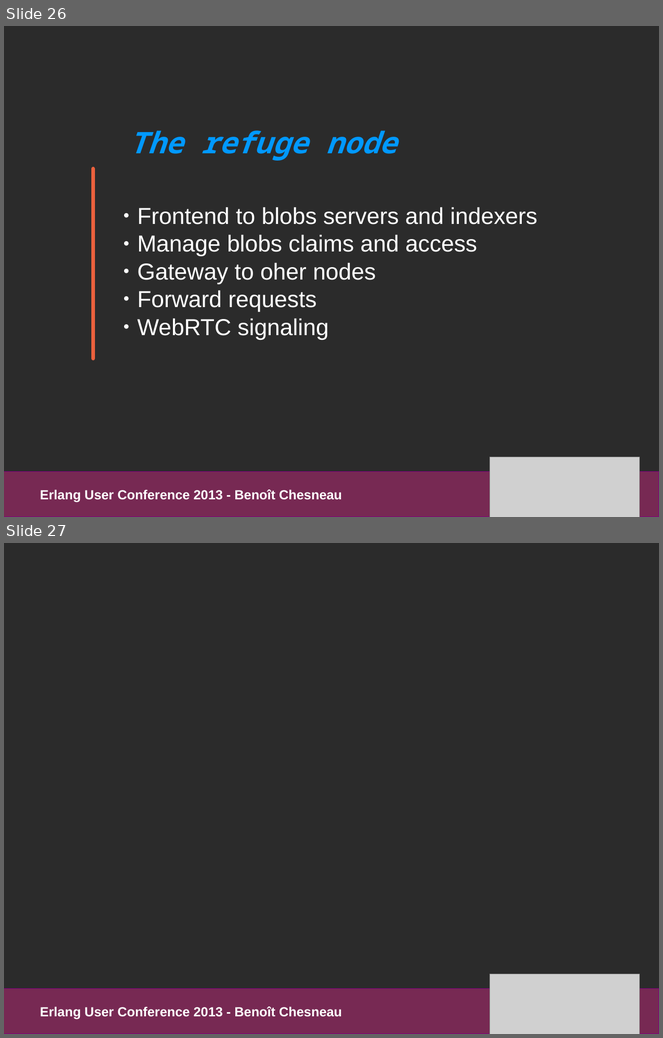
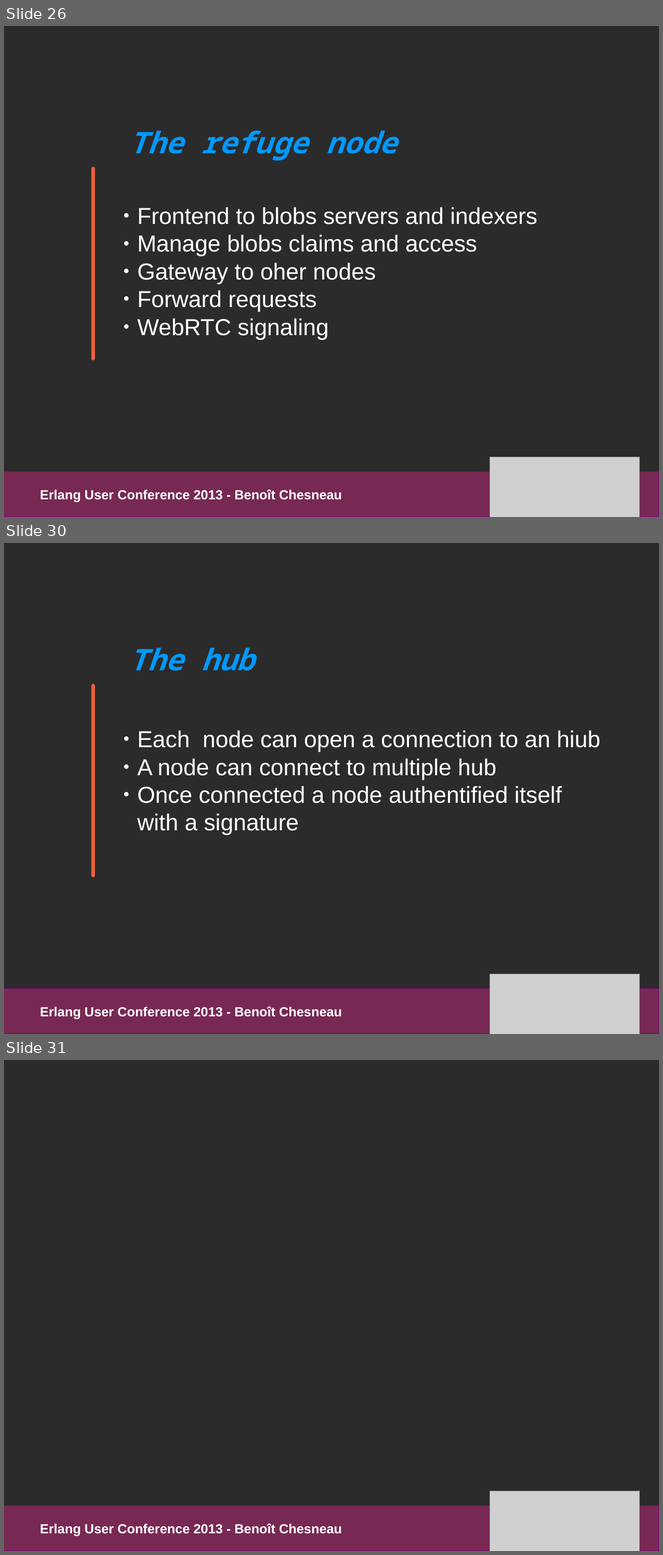
Before and after one commit to refuge/media, a slide deck: slides/pres_refuge_euc2013.odp. Shown one above the other, each under a label of ours: slides 26 and 27 before the commit, slides 26, 30 and 31 after it; the slides between them are not shown. The pictures are 663x1038 and 663x1555 pixels, drawn with LibreOffice and Linux fonts; fonts in the diff are those of the drawing; grey boxes stand for pictures; background and template pictures are left out; a plain dark background stands for a picture behind light text. Boxes give left, top, right and bottom in pixels: in the first picture for what was removed or moved away, otherwise in the second. Text is boxed around its words. In the diff, an @@ line names an element or a change of style, - is before the commit and + after.

Commit message:
new version of the slides

```diff
--- a/slides/pres_refuge_euc2013.odp
+++ b/slides/pres_refuge_euc2013.odp
@@ slide 30 added at (x1=4, y1=543, x2=659, y2=1034), background picture (left out) @@
@@ text added at (x1=130, y1=648, x2=255, y2=671), 36 pt, text #0099FF, bold, italic @@
+The hub
@@ line added from (93, 685) to (93, 876), #EB613D 4.31 pt @@
@@ text added at (x1=137, y1=730, x2=600, y2=836), 28 pt, text #FFFFFF @@
+● Each node can open a connection to an hiub
+● A node can connect to multiple hub
+● Once connected a node authentified itself
+  with a signature
@@ picture added at (x1=490, y1=975, x2=640, y2=1034) @@
@@ rectangle added at (x1=4, y1=989, x2=659, y2=1034), fill #772953, outline #800080 0 pt @@
@@ text added at (x1=40, y1=1007, x2=342, y2=1020), 16 pt, text #FFFFFF, bold @@
+Erlang User Conference 2013 - Benoît Chesneau
@@ what was slide 27 is now slide 31 @@
```
Also in this commit, not shown: 4 other slides added, 1 other file.
